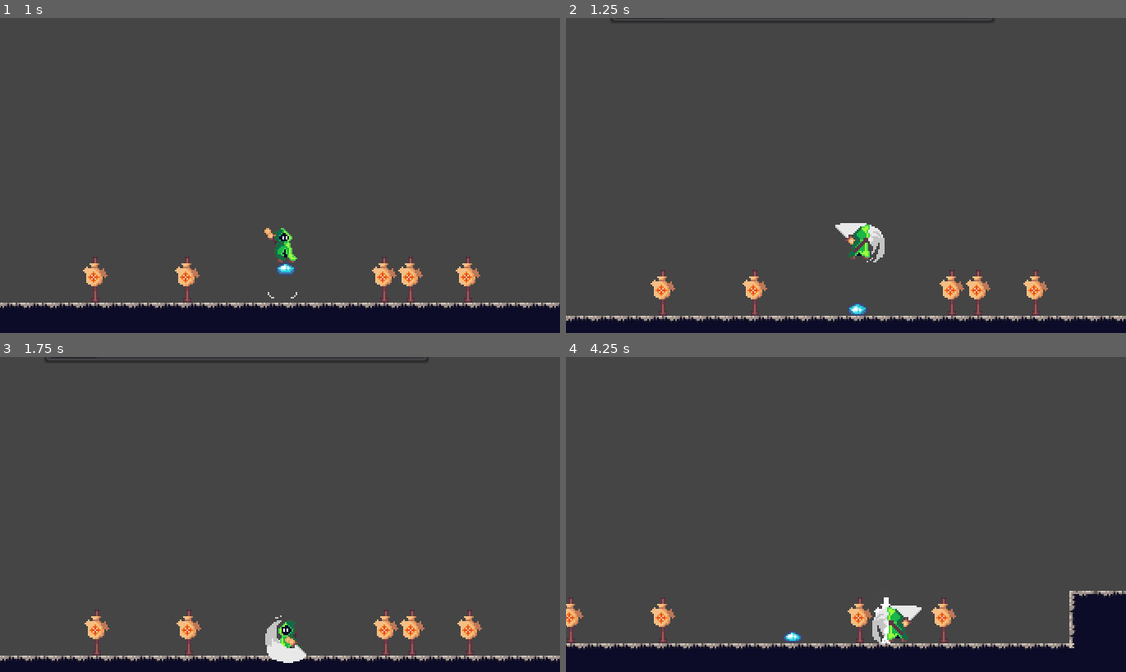
Above: before the commit, frames 1-4 (two rows, left to right).
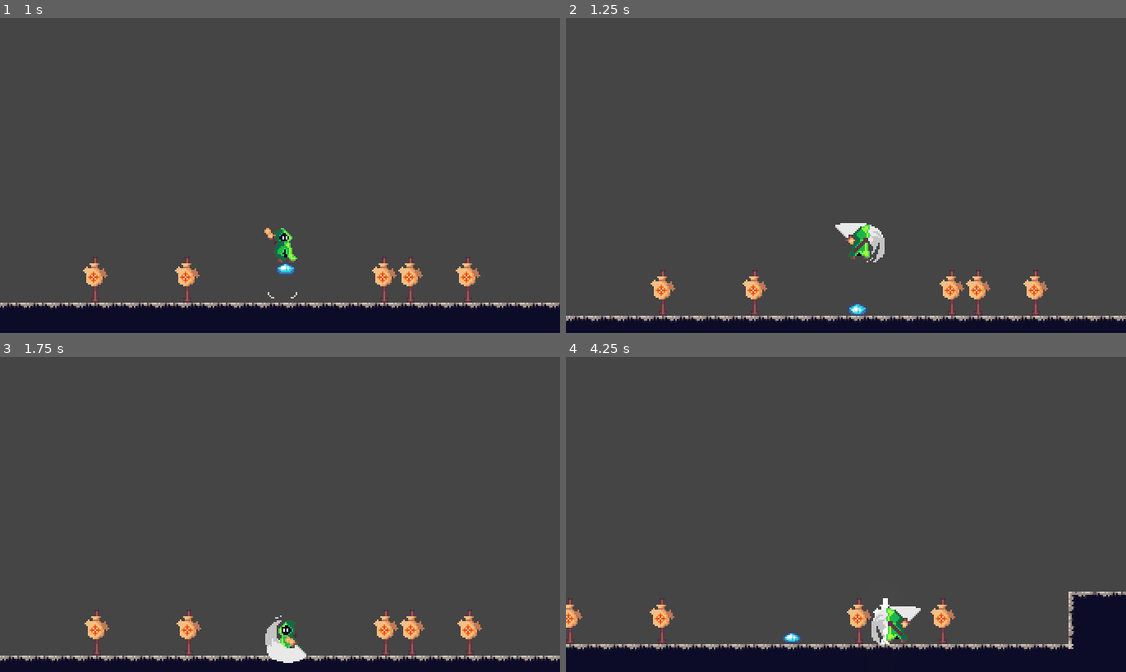
Above: after the commit, the same moments.

Repository: KrzysztofStaron/actionPlatformer
Game: Godot game, scene res://scenes/game.tscn
Two runs of this game, one before a commit and one after it. Both use one fixed random seed, a clock stepped at 60 frames per second and the inputs below.
Inputs (mouse positions are in pixels of both pictures, inside the frame that each line leads up to):
- Up to frame 1 (1 s): move the mouse to (403, 159) at 0.52 s; press the mouse at (403, 159) at 0.53 s; hold D (move_right) from 0.53 s (still down); tap Space (jump) at 0.77 s
- Up to frame 2 (1.25 s): keep holding D (move_right)
- Up to frame 3 (1.75 s): move the mouse to (168, 530) at 1.27 s; release D (move_right) at 1.28 s; release the mouse at (168, 530) at 1.28 s; hold A (move_left) from 1.28 s (still down); tap Ctrl (walk) at 1.35 s; tap Space (jump) at 1.52 s
- Up to frame 4 (4.25 s): move the mouse to (902, 445) at 2.02 s; release A (move_left) at 2.03 s; press the mouse at (902, 445) at 2.03 s; hold D (move_right) 2.03-3.53 s; move the mouse to (818, 577) at 2.77 s; release the mouse at (818, 577) at 2.78 s; tap Ctrl (walk) at 2.85 s; tap Space (jump) at 3.02, 3.77 s; move the mouse to (1014, 561) at 3.52 s; press the mouse at (1014, 561) at 3.53 s; hold A (move_left) from 3.53 s (still down)

Frame 1 is identical in both runs. In frame 2, 0.2% of the frame differs, in the area x 8-77%, y 0-2%; in frame 3, 0.4%; in frame 4, 2.0%, in the area x 0-100%, y 74-94%.

Commit message:
fix shake

Diff:
--- a/player/data/atack.gd
+++ b/player/data/atack.gd
@@ -1,6 +1,4 @@
 extends Node
-
-signal atacked
 
 export var atackDamage : int
 export var atackRandomines : int
@@ -9,7 +7,7 @@
 func atack() -> void:
 	var atackBox := get_parent().get_parent().get_node("atackbox")
 
-	emit_signal("atacked")
+	get_parent().get_parent().get_node("camera/shake").start()
 
 	var bodies : Array = atackBox.get_overlapping_bodies()
 	for object in bodies:
--- a/player/player.gd
+++ b/player/player.gd
@@ -45,6 +45,7 @@
 	set_physics_process(false)
 
 func takeDamage(damage : int) -> void:
+	get_node("camera/shake").start()
 	$hitAim.play("hit")
 	health -= damage
 	print(damage)
--- a/player/player.tscn
+++ b/player/player.tscn
@@ -20,9 +20,6 @@
 [sub_resource type="CapsuleShape2D" id=24]
 radius = 6.0
 height = 12.0
-
-[sub_resource type="CircleShape2D" id=12]
-radius = 3.0
 
 [sub_resource type="Animation" id=51]
 length = 0.001
@@ -457,6 +454,9 @@
 
 [sub_resource type="AnimationNodeStateMachinePlayback" id=29]
 
+[sub_resource type="CircleShape2D" id=12]
+radius = 3.0
+
 [node name="player" type="KinematicBody2D" groups=["player"]]
 pause_mode = 2
 z_index = 2
@@ -475,24 +475,6 @@
 position = Vector2( 0, 0.5 )
 shape = SubResource( 24 )
 
-[node name="groundSensor" type="Area2D" parent="."]
-position = Vector2( 0, 11 )
-collision_layer = 0
-
-[node name="groundSensor" type="CollisionShape2D" parent="groundSensor"]
-self_modulate = Color( 0.054902, 1, 0, 1 )
-position = Vector2( 0, -1 )
-shape = SubResource( 12 )
-
-[node name="atackbox" type="Area2D" parent="."]
-collision_layer = 0
-collision_mask = 2
-
-[node name="CollisionPolygon2D" type="CollisionPolygon2D" parent="atackbox"]
-position = Vector2( 7, 4 )
-scale = Vector2( 2.58333, 2.8125 )
-polygon = PoolVector2Array( 3.87097, -4.97778, 3.87097, 3.91111, -0.387097, 3.91111, -0.387097, -4.97778 )
-
 [node name="data" type="Node" parent="."]
 
 [node name="atack" type="Node" parent="data"]
@@ -509,8 +491,6 @@
 jumpHeight = -145
 speedMultiplayer = 0.6
 
-[node name="hitAim" parent="." instance=ExtResource( 8 )]
-
 [node name="playerAnimations" type="AnimationPlayer" parent="."]
 anims/RESET = SubResource( 51 )
 anims/death = SubResource( 52 )
@@ -519,11 +499,31 @@
 anims/swordAtack = SubResource( 32 )
 anims/walk = SubResource( 33 )
 
+[node name="hitAim" parent="." instance=ExtResource( 8 )]
+
 [node name="animation" type="AnimationTree" parent="."]
 tree_root = SubResource( 28 )
 anim_player = NodePath("../playerAnimations")
 active = true
 parameters/playback = SubResource( 29 )
 
+[node name="groundSensor" type="Area2D" parent="."]
+position = Vector2( 0, 11 )
+collision_layer = 0
+
+[node name="groundSensor" type="CollisionShape2D" parent="groundSensor"]
+self_modulate = Color( 0.054902, 1, 0, 1 )
+position = Vector2( 0, -1 )
+shape = SubResource( 12 )
+
+[node name="atackbox" type="Area2D" parent="."]
+collision_layer = 0
+collision_mask = 2
+
+[node name="CollisionPolygon2D" type="CollisionPolygon2D" parent="atackbox"]
+position = Vector2( 7, 4 )
+scale = Vector2( 2.58333, 2.8125 )
+polygon = PoolVector2Array( 3.87097, -4.97778, 3.87097, 3.91111, -0.387097, 3.91111, -0.387097, -4.97778 )
+
 [connection signal="body_entered" from="groundSensor" to="data/move" method="_on_ground_state_changed"]
 [connection signal="body_exited" from="groundSensor" to="data/move" method="_on_ground_state_changed"]
--- a/scenes/game.tscn
+++ b/scenes/game.tscn
@@ -8,20 +8,14 @@
 [ext_resource path="res://enemies/slime/slime.tscn" type="PackedScene" id=6]
 [ext_resource path="res://tilesets/map/map.tres" type="TileSet" id=7]
 
-[sub_resource type="AnimationNodeStateMachinePlayback" id=2]
-
-[sub_resource type="DynamicFont" id=1]
-
 [node name="game" type="Node2D"]
 
-[node name="WorldEnvironment" type="WorldEnvironment" parent="."]
-environment = ExtResource( 1 )
+[node name="Control" type="Control" parent="."]
+margin_right = 40.0
+margin_bottom = 40.0
 
 [node name="player" parent="." instance=ExtResource( 3 )]
 position = Vector2( 145, 176 )
-
-[node name="animation" parent="player" index="7"]
-parameters/playback = SubResource( 2 )
 
 [node name="camera" parent="player" instance=ExtResource( 4 )]
 position = Vector2( 0, -64 )
@@ -69,16 +63,5 @@
 format = 1
 tile_data = PoolIntArray( 524316, 0, 0, 524317, 0, 2, 589851, 0, 0, 589852, 0, 131078, 589853, 0, 65538, 655381, 0, 0,  …(1384 unchanged characters)…
 
-[node name="UI" type="Control" parent="."]
-margin_right = 40.0
-margin_bottom = 40.0
-
-[node name="ProgressBar" type="ProgressBar" parent="UI"]
-margin_right = 235.0
-margin_bottom = 14.0
-custom_fonts/font = SubResource( 1 )
-value = 14.61
-
-[connection signal="atacked" from="player/data/atack" to="player/camera/shake" method="start"]
-
-[editable path="player"]
+[node name="WorldEnvironment" type="WorldEnvironment" parent="."]
+environment = ExtResource( 1 )
Not shown: 1 places in scenes/game.tscn that only renumber resources
